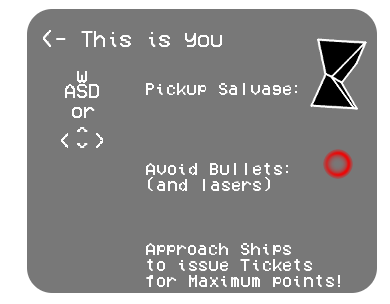
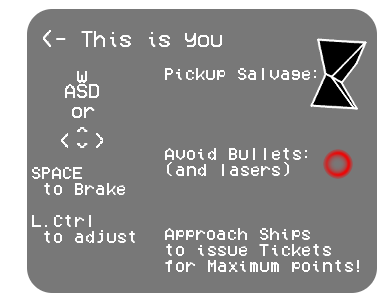
Comparing the layer stacks of the two 390×304 images. Changes:
painted on "<- This is you ..." over [146, 68, 359, 287]
added layer "SPACE ..." above "tutorial" over [32, 167, 135, 243]
